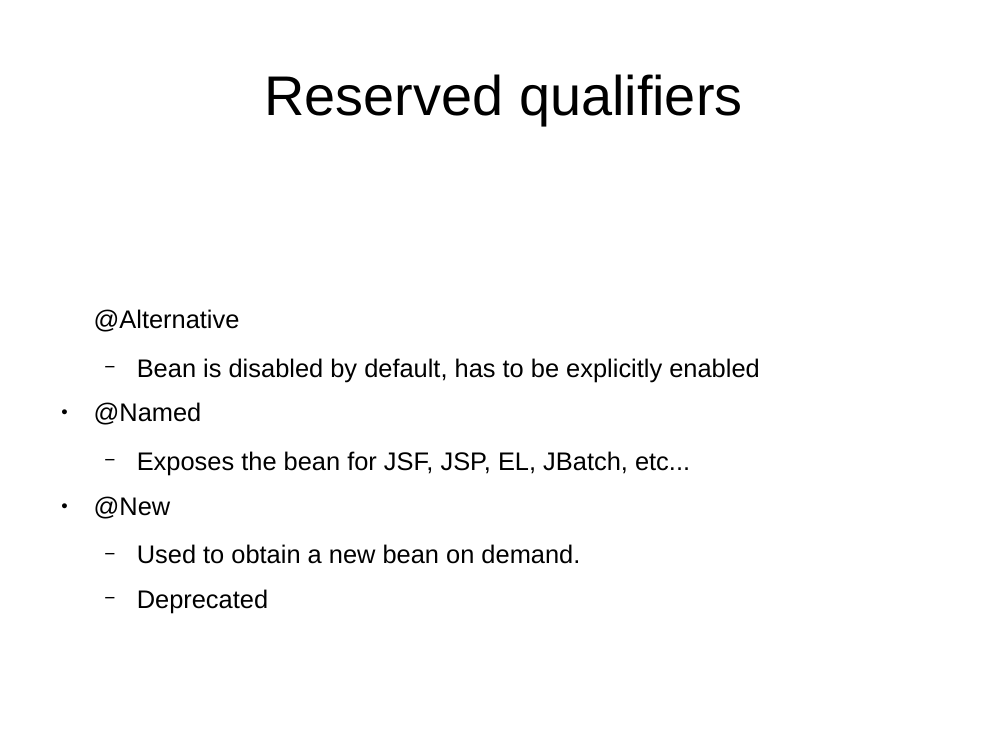
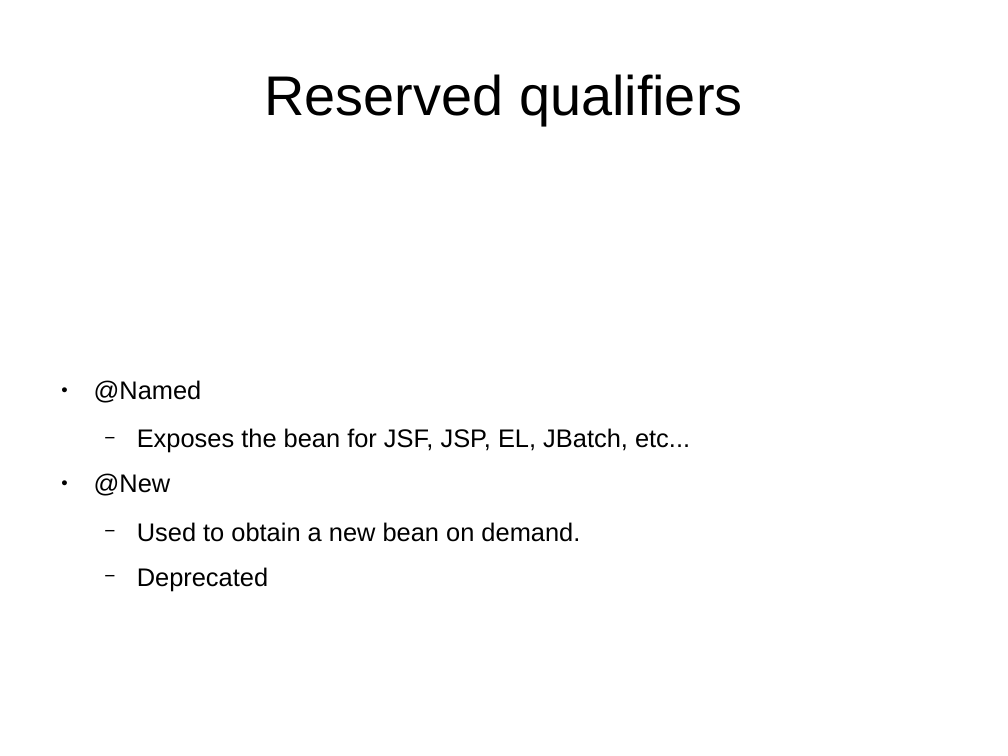
Before and after one commit to FrigoCoder/CDI, a slide deck: slide 50 of CDI.odp (slide 49 before the commit). Drawn at 1008x756 pixels with LibreOffice and Linux fonts; fonts in the diff are those of the drawing. Boxes give left, top, right and bottom in pixels: in the first picture for what was removed or moved away, otherwise in the second. Text is boxed around its words. In the diff, an @@ line names an element or a change of style, - is before the commit and + after.

```diff
--- a/CDI.odp
+++ b/CDI.odp
@@ text at box(94, 309, 759, 382): paragraphs removed @@
-@Alternative
-  − Bean is disabled by default, has to be explicitly enabled
```
Also in this commit, not shown: 3 other slides changed, 2 slides added, 1 other file.
